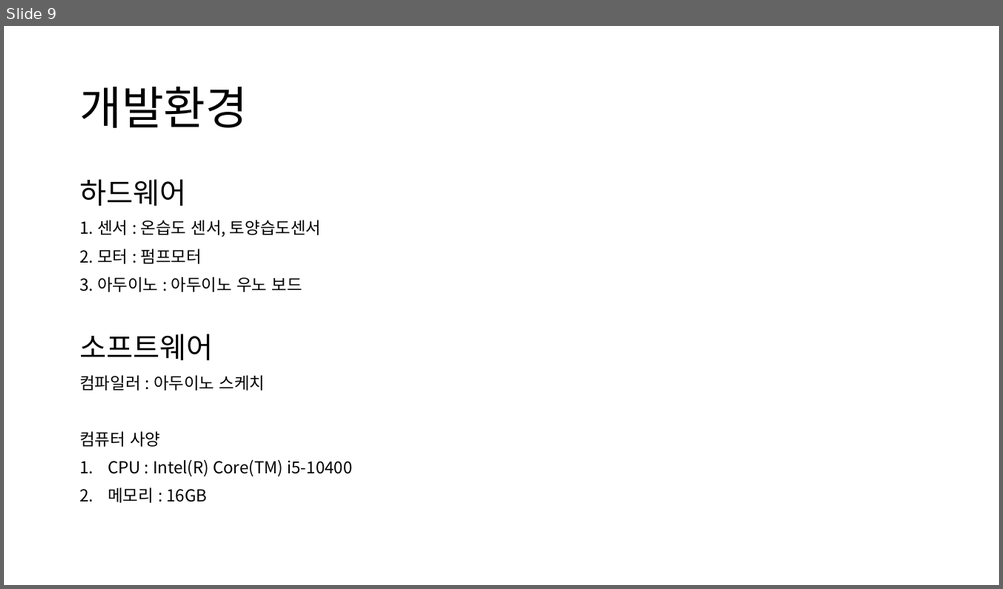
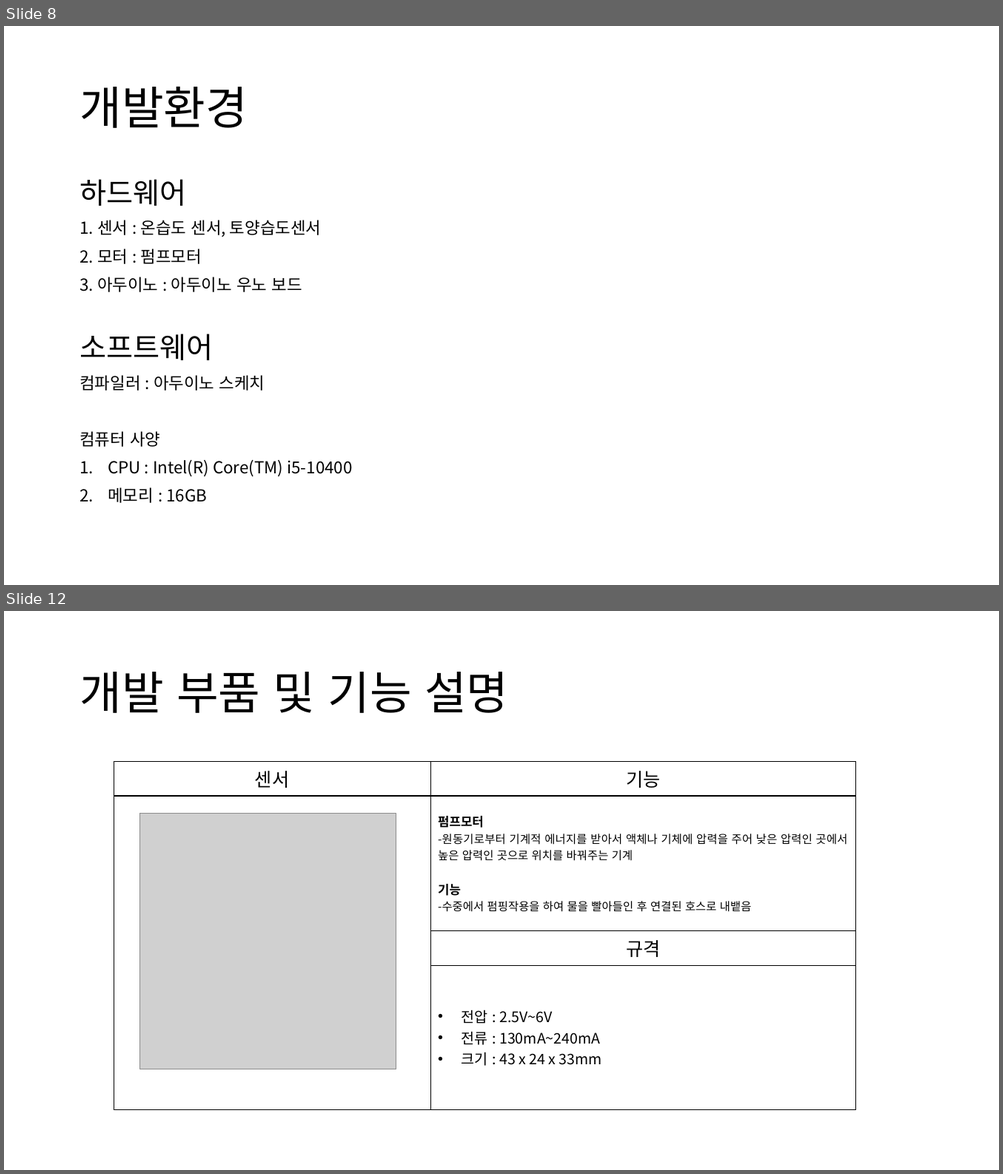
Before and after one commit to sang9831/webdev2022, a slide deck: 임베디드컴퓨팅 기말발표.pptx. Shown one above the other, each under a label of ours: slide 9 before the commit, slides 8 and 12 after it; the slides between them are not shown. The pictures are 1003x589 and 1003x1174 pixels, drawn with LibreOffice and Linux fonts; fonts in the diff are those of the drawing; grey boxes stand for pictures. Boxes give left, top, right and bottom in pixels: in the first picture for what was removed or moved away, otherwise in the second. Text is boxed around its words. In the diff, an @@ line names an element or a change of style, - is before the commit and + after.

```diff
--- a/임베디드컴퓨팅 기말발표.pptx
+++ b/임베디드컴퓨팅 기말발표.pptx
@@ slide 12 added at (x1=4, y1=611, x2=999, y2=1170), background #FFFFFF @@
@@ title added at (x1=79, y1=672, x2=508, y2=713), 44 pt, text #000000 @@
+개발 부품 및 기능 설명
@@ table added at (x1=114, y1=762, x2=856, y2=1102), 4 rows, 2 columns @@
+센서 | 기능
+ | 펌프모터 / -원동기로부터 기계적 에너지를 받아서 액체나 기체에 압력을 주어 낮은 압력인 곳에서 높은 압력인 곳으로 위치를 바꿔주는 기계 / 기능 / -수중에서 펌핑작용을 하여 물을 빨아들인 후 연결된 호스로 내뱉음
+ | 규격
+ | 전압 : 2.5V~6V / 전류 : 130mA~240mA / 크기 : 43 x 24 x 33mm
@@ picture added at (x1=140, y1=814, x2=395, y2=1070) @@
@@ what was slide 9 is now slide 8 @@
```
Also in this commit, not shown: 3 slides changed, 4 other slides added, 2 slides removed.
